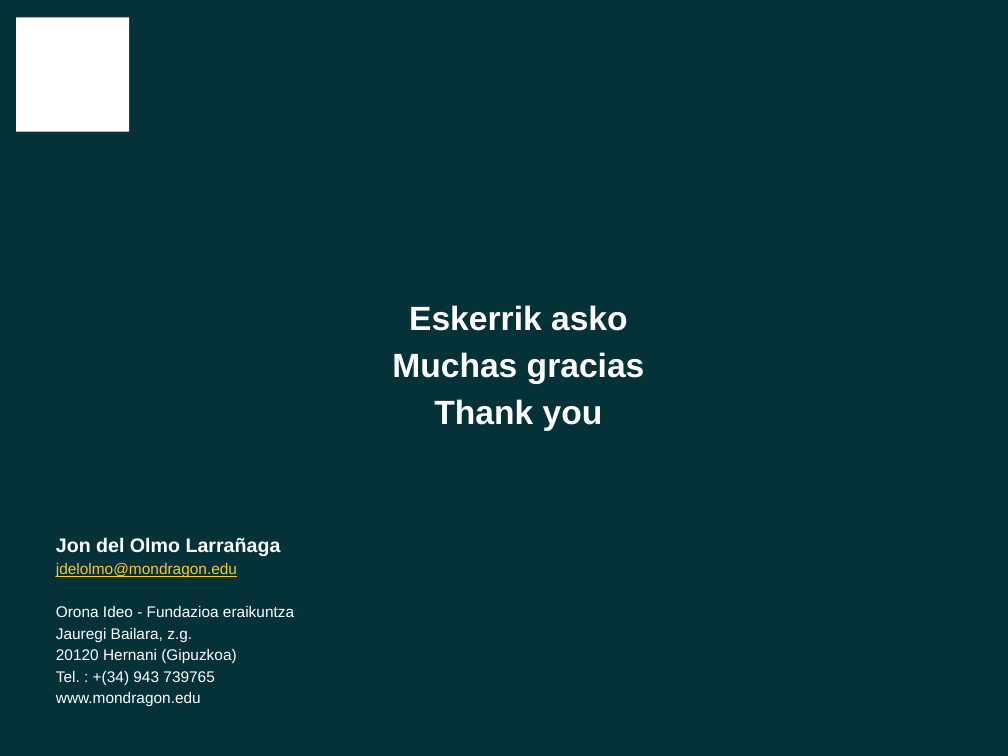
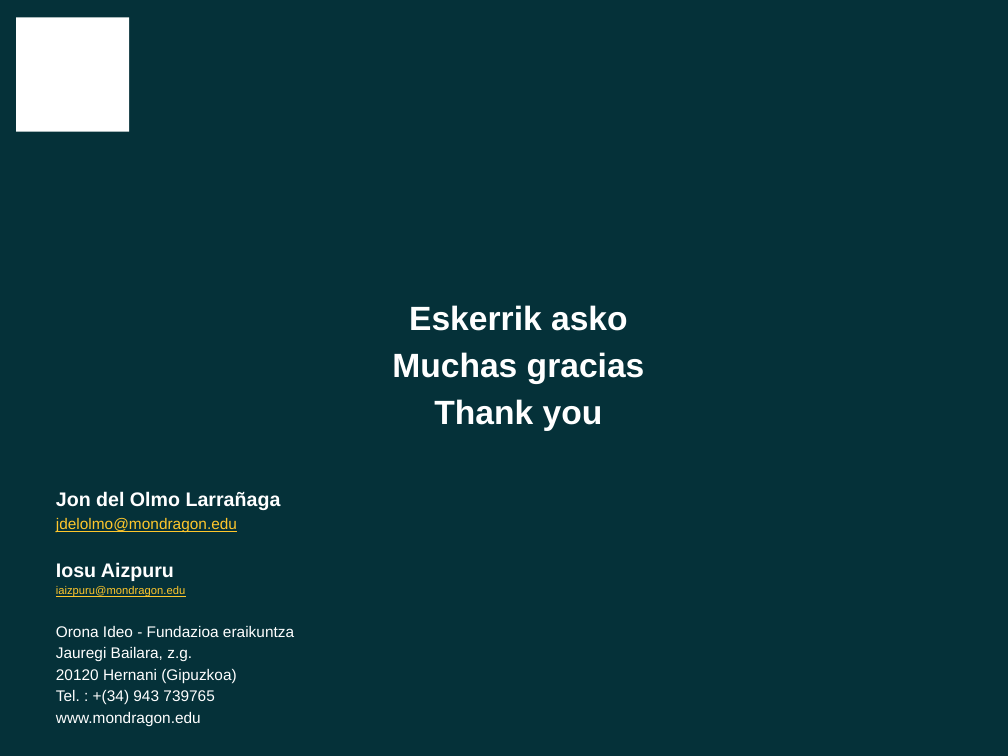
Before and after one commit to MU-MATHWORKS/MODEL-BASED-LIFE-CYCLE-WITH-MATLAB-SIMULINK, a slide deck: slide 22 of 2. Requirements/2.2 Writing requirements.pptx. Drawn at 1008x756 pixels with LibreOffice and Linux fonts; fonts in the diff are those of the drawing; background and template pictures are left out. Boxes give left, top, right and bottom in pixels: in the first picture for what was removed or moved away, otherwise in the second. Text is boxed around its words. In the diff, an @@ line names an element or a change of style, - is before the commit and + after.

```diff
--- a/2. Requirements/2.2 Writing requirements.pptx
+++ b/2. Requirements/2.2 Writing requirements.pptx
@@ text "Jon del Olmo Larrañaga" moved from (x1=56, y1=537, x2=294, y2=706) to (x1=56, y1=491, x2=294, y2=726) @@
@@ text at (x1=56, y1=562, x2=185, y2=597): paragraphs added @@
+Iosu Aizpuru
+iaizpuru@mondragon.edu
```
Also in this commit, not shown: 19 other slides changed, 2 other files.
